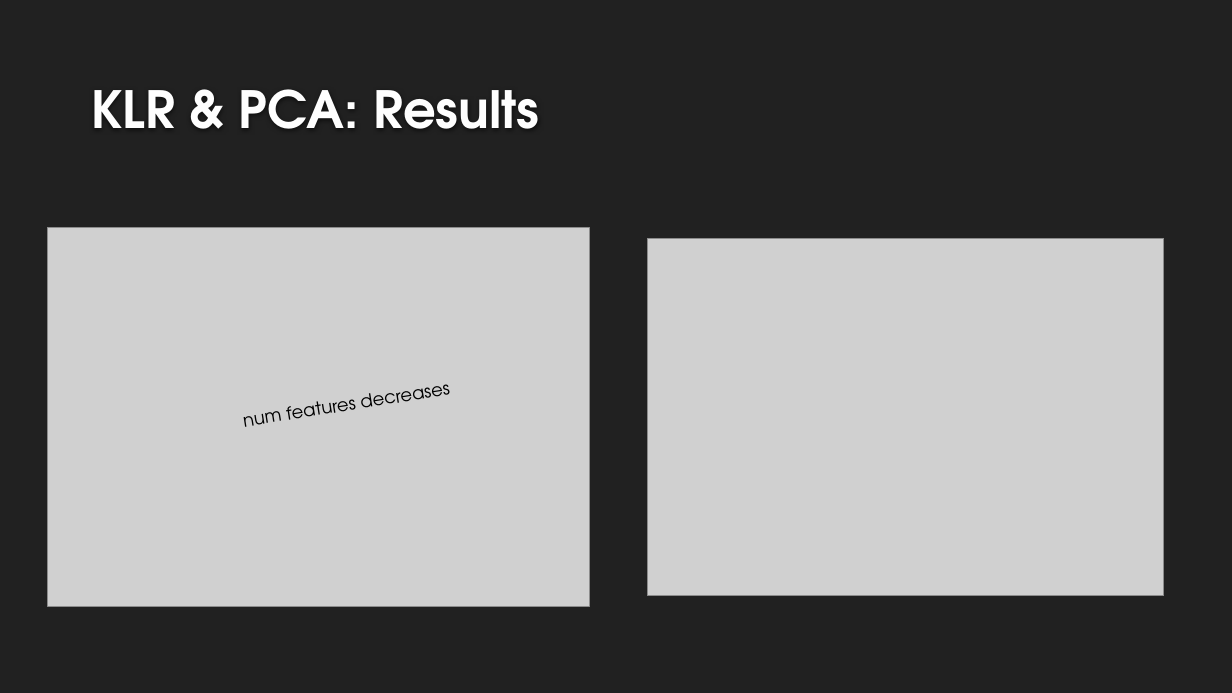
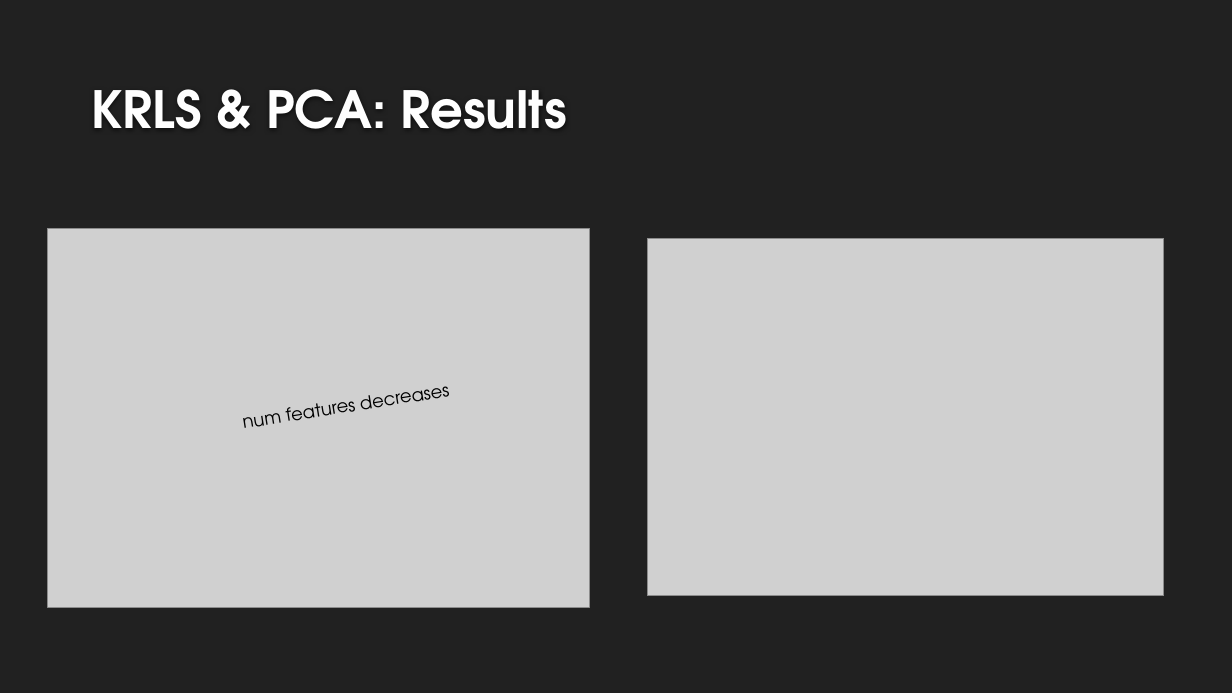
Before and after one commit to Simosound94/ML_project, a slide deck: slide 12 of Presentazione.pptx (slide 11 before the commit). Drawn at 1232x693 pixels with LibreOffice and Linux fonts; fonts in the diff are those of the drawing; grey boxes stand for pictures; background and template pictures are left out. Boxes give left, top, right and bottom in pixels: in the first picture for what was removed or moved away, otherwise in the second. Text is boxed around its words. In the diff, an @@ line names an element or a change of style, - is before the commit and + after.

```diff
--- a/Presentazione.pptx
+++ b/Presentazione.pptx
@@ title at (x1=91, y1=89, x2=567, y2=129): text changed @@
-KLR & PCA: Results
+KRLS & PCA: Results
```
Also in this commit, not shown: 6 other slides changed, 1 slide added, 11 other files.
